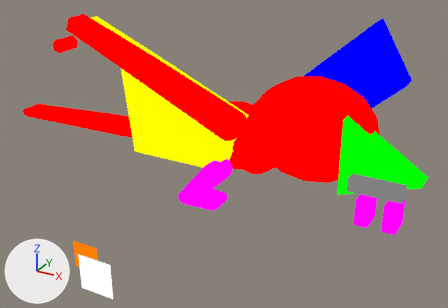
An edit to the Blender file assets-source/blender/motion/dimorphodon-walk.blend, drawn before and after from the same camera.
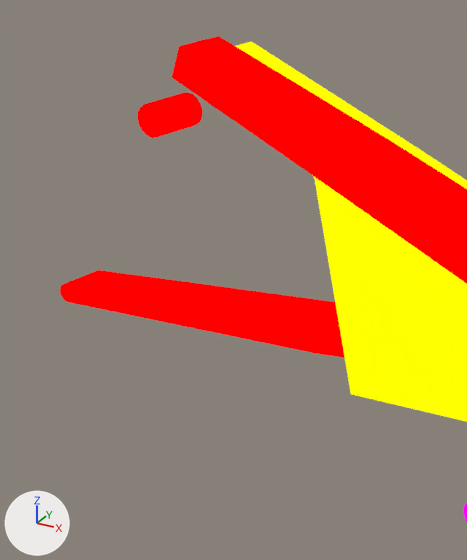
There are two pictures of each version: one whole from a 50 mm lens placed at (61.6, -47.4, 31.5), pointed at (40.4, -8.9, 12.2), one close up on the part from 0% to 40% of the width and 0% to 70% of the height. Lighting does not change. The marker at lower left points along +X, +Y and +Z. The older version's two pictures come first. Both versions are drawn at full value of the shape key 'walk_07' of 'DinoTycoon_Motion_dimorphodon_walk_wing_fingers_tip'; the numbers are the values there.

Names of what the first close-up shows: 'DinoTycoon_Motion_dimorphodon_walk_near_membrane', 'DinoTycoon_Motion_dimorphodon_walk_tail_0', 'DinoTycoon_Motion_dimorphodon_walk_tail_1', 'DinoTycoon_Motion_dimorphodon_walk_wing_fingers_0', 'DinoTycoon_Motion_dimorphodon_walk_wing_fingers_1', 'DinoTycoon_Motion_dimorphodon_walk_wing_fingers_joint_1', 'DinoTycoon_Motion_dimorphodon_walk_wing_fingers_tip' and 3 more.
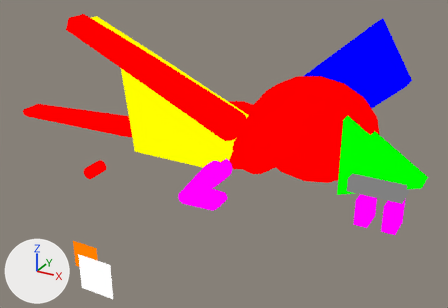
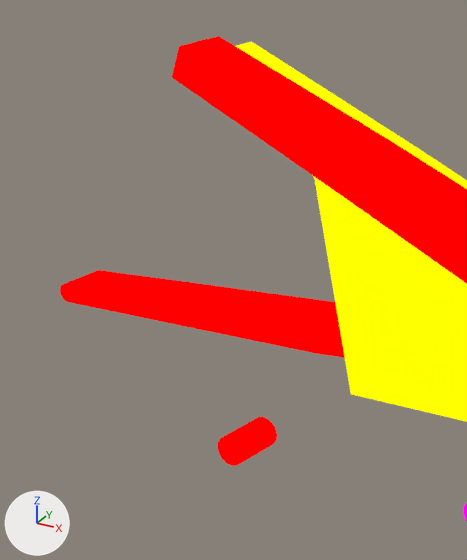
What differs and where, as boxes [x1, y1, x2, y2] in the close-ups (467 x 560 px):
'DinoTycoon_Motion_dimorphodon_walk_wing_fingers_tip', moved
    before: [138, 92, 202, 138]
    after: [218, 417, 277, 466]

What changed in the scene script:
```text
Change me_dinotycoon_motion_dimorphodon_walk_sample_wing_fingers_tip:
    used by ob_dinotycoon_motion_dimorphodon_walk_wing_fingers_tip; location = (0.0, 0.0, 0.0)
    remove me_dinotycoon_motion_dimorphodon_walk_sample_wing_fingers_tip.from_pydata(...)  # 32 vertices, 18 faces; spans x 20.99..22.19, y -6.0..-4.0, z 17.2..18.4
    add me_dinotycoon_motion_dimorphodon_walk_sample_wing_fingers_tip.from_pydata(...)  # 32 vertices, 18 faces; spans x 23.17..24.37, y -6.0..-4.0, z 4.97..6.17
    me_dinotycoon_motion_dimorphodon_walk_sample_wing_fingers_tip part 1: the whole mesh is moved by (2.18, 0.0, -12.23)
```
